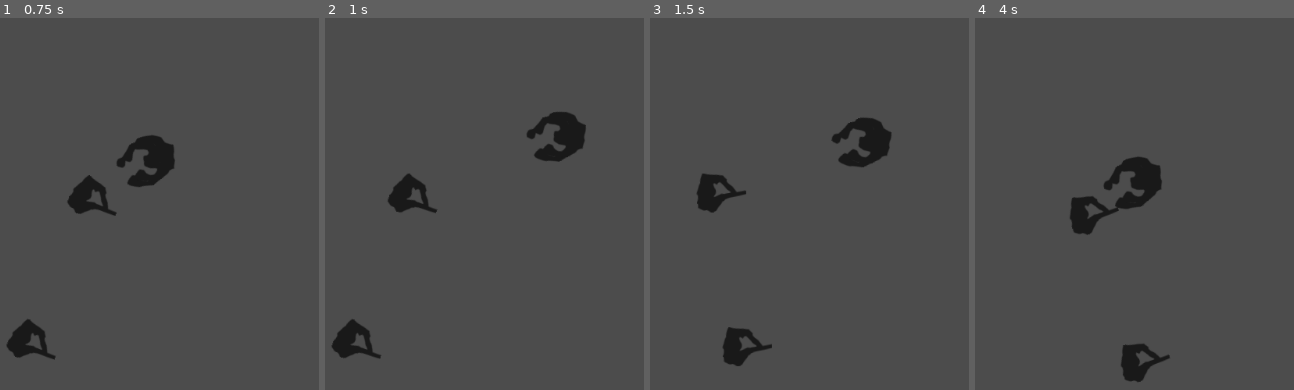
Above: before the commit, frames 1-4 (left to right).
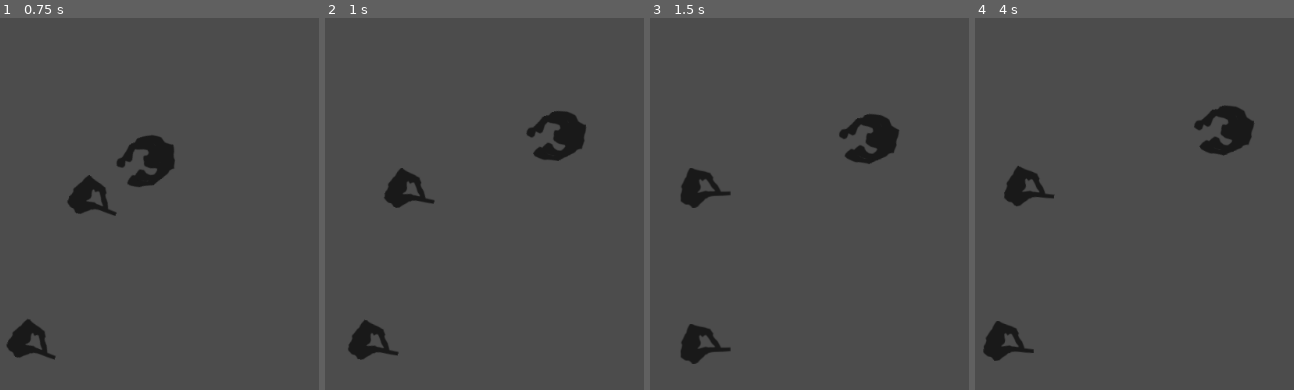
Above: after the commit, the same moments.

Repository: WisartArfun/GameJamSoi2019-16-02
Game: Godot game, scene res://Root.tscn
The game is run twice, just before and just after one commit, with the same random seed, the same clock (stepped at 60 frames per second) and the same inputs.
Inputs:
- Up to frame 1 (0.75 s): hold Up (ui_up) from 0.53 s (still down); hold W (p1_fw, bound only after the commit) from 0.53 s (still down)
- Up to frame 2 (1 s): keep holding Up (ui_up); keep holding W (p1_fw, bound only after the commit); tap I (p2_fw, bound only after the commit) at 0.8 s
- Up to frame 3 (1.5 s): release Up (ui_up) at 1.28 s; release W (p1_fw, bound only after the commit) at 1.28 s; hold Down (ui_down) from 1.28 s (still down); tap I (p2_fw, bound only after the commit) at 1.35 s
- Up to frame 4 (4 s): tap W (p1_fw, bound only after the commit) at 1.55, 3.05 s; release Down (ui_down) at 2.03 s; hold W (p1_fw, bound only after the commit) 2.03-2.78 s; hold Up (ui_up) 2.03-3.53 s; tap I (p2_fw, bound only after the commit) at 2.3, 2.85, 3.8 s; hold Down (ui_down) from 3.53 s (still down); hold W (p1_fw, bound only after the commit) from 3.53 s (still down)

Frame 1 is identical in both runs. In frame 2, 1.7% of the frame differs, in the area x 2-78%, y 25-92%; in frame 3, 3.5%; in frame 4, 6.0%, in the area x 2-88%, y 23-98%.

Commit message:
player change keybindings

Diff:
--- a/Scripts/Player.gd
+++ b/Scripts/Player.gd
@@ -5,12 +5,12 @@
 
 func _physics_process(delta):
 	var move_vec = Vector2()
-	if Input.is_action_pressed("ui_up") and Input.is_action_pressed("ui_down"):
+	if Input.is_action_pressed("p1_fw") and Input.is_action_pressed("p2_fw"):
 		move_vec = Vector2(cos(global_rotation), sin(global_rotation)) * MOVE_SPEED
-	elif Input.is_action_pressed("ui_up"):
+	elif Input.is_action_pressed("p1_fw"):
 		global_rotation += ROT_SPEED * delta
 		move_vec = Vector2(cos(global_rotation), sin(global_rotation)) * 200 * ROT_SPEED
-	elif Input.is_action_pressed("ui_down"):
+	elif Input.is_action_pressed("p2_fw"):
 		global_rotation -= ROT_SPEED * delta
 	var collision = move_and_collide(move_vec * delta)
 	if collision:
--- a/Scripts/Player.tscn
+++ b/Scripts/Player.tscn
@@ -19,7 +19,7 @@
 normal = Vector2( 0, -1 )
 d = 6.45403
 
-[node name="Player" type="KinematicBody2D"]
+[node name="Player" type="KinematicBody2D" index="0"]
 
 input_pickable = false
 collision_layer = 1
--- a/project.godot
+++ b/project.godot
@@ -14,6 +14,17 @@
 run/main_scene="res://Root.tscn"
 config/icon="res://icon.png"
 
+[input]
+
+p1_fw=[ Object(InputEventKey,"resource_local_to_scene":false,"resource_name":"","device":0,"alt":false,"shift":false,"control":false,"meta":false,"command":false,"pressed":false,"scancode":87,"unicode":0,"echo":false,"script":null)
+ ]
+p1_bw=[ Object(InputEventKey,"resource_local_to_scene":false,"resource_name":"","device":0,"alt":false,"shift":false,"control":false,"meta":false,"command":false,"pressed":false,"scancode":83,"unicode":0,"echo":false,"script":null)
+ ]
+p2_fw=[ Object(InputEventKey,"resource_local_to_scene":false,"resource_name":"","device":0,"alt":false,"shift":false,"control":false,"meta":false,"command":false,"pressed":false,"scancode":73,"unicode":0,"echo":false,"script":null)
+ ]
+p2_bw=[ Object(InputEventKey,"resource_local_to_scene":false,"resource_name":"","device":0,"alt":false,"shift":false,"control":false,"meta":false,"command":false,"pressed":false,"scancode":75,"unicode":0,"echo":false,"script":null)
+ ]
+
 [rendering]
 
 environment/default_environment="res://default_env.tres"
